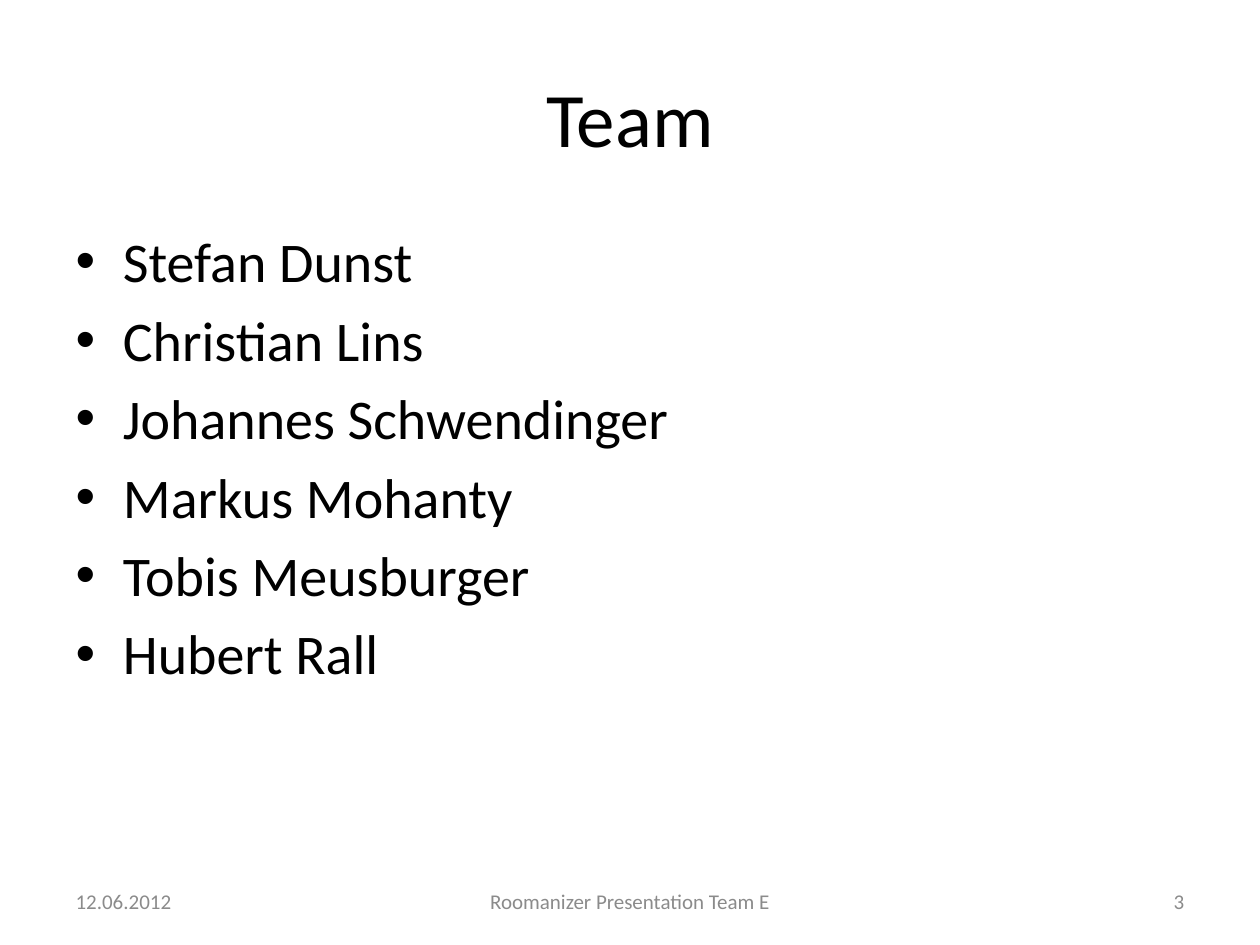
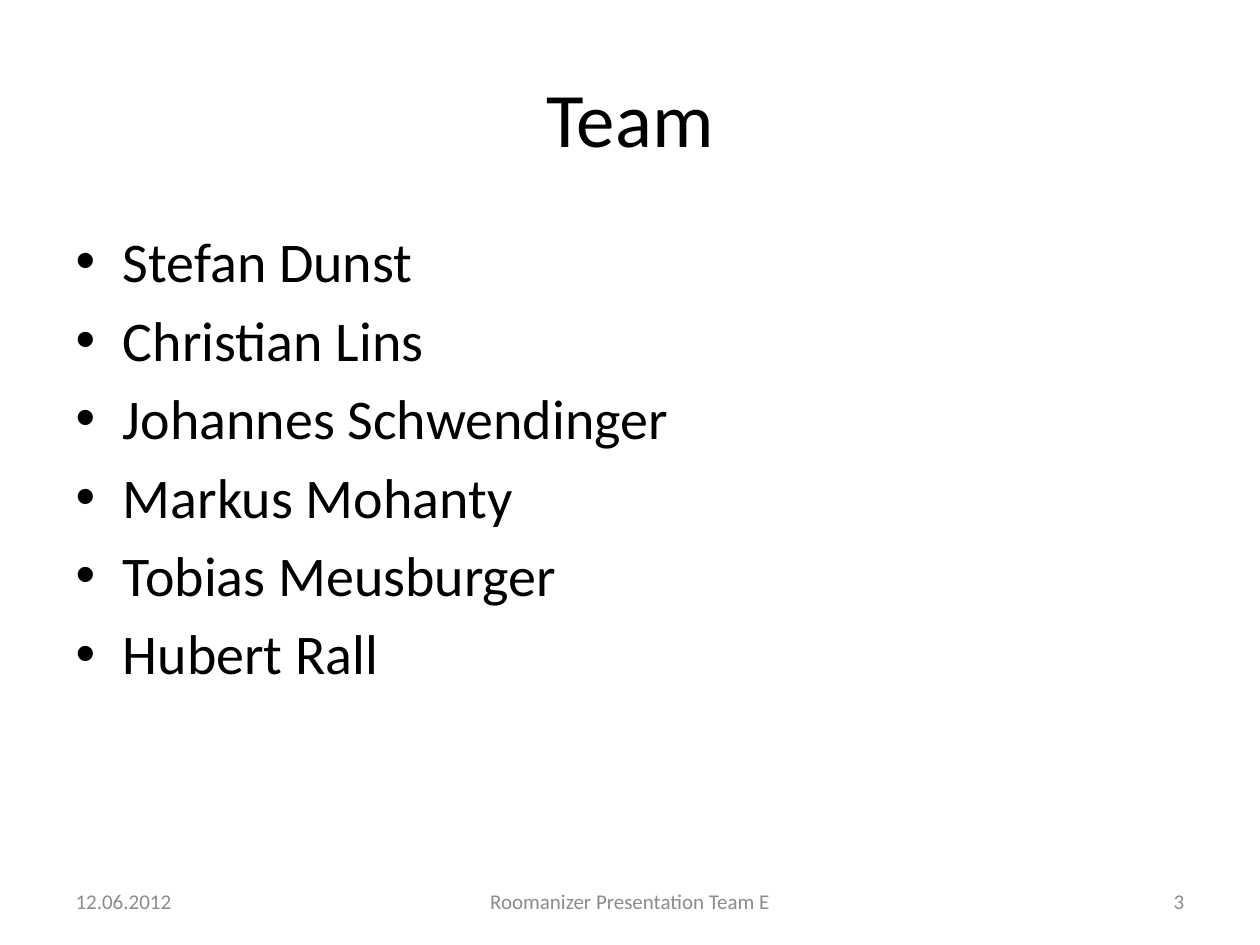
Before and after one commit to markusmo/HotelSoftware, a slide deck: slide 3 of Documentation/Praesentation/PresentationRoomanizer.pptx. Drawn at 1260x945 pixels with LibreOffice and Linux fonts; fonts in the diff are those of the drawing. Boxes give left, top, right and bottom in pixels: in the first picture for what was removed or moved away, otherwise in the second. Text is boxed around its words. In the diff, an @@ line names an element or a change of style, - is before the commit and + after.

```diff
--- a/Documentation/Praesentation/PresentationRoomanizer.pptx
+++ b/Documentation/Praesentation/PresentationRoomanizer.pptx
@@ text at box(123, 557, 556, 606): text changed @@
-• Tobis Meusburger
+• Tobias Meusburger
```
Also in this commit, not shown: 8 other slides changed, 2 other files.
